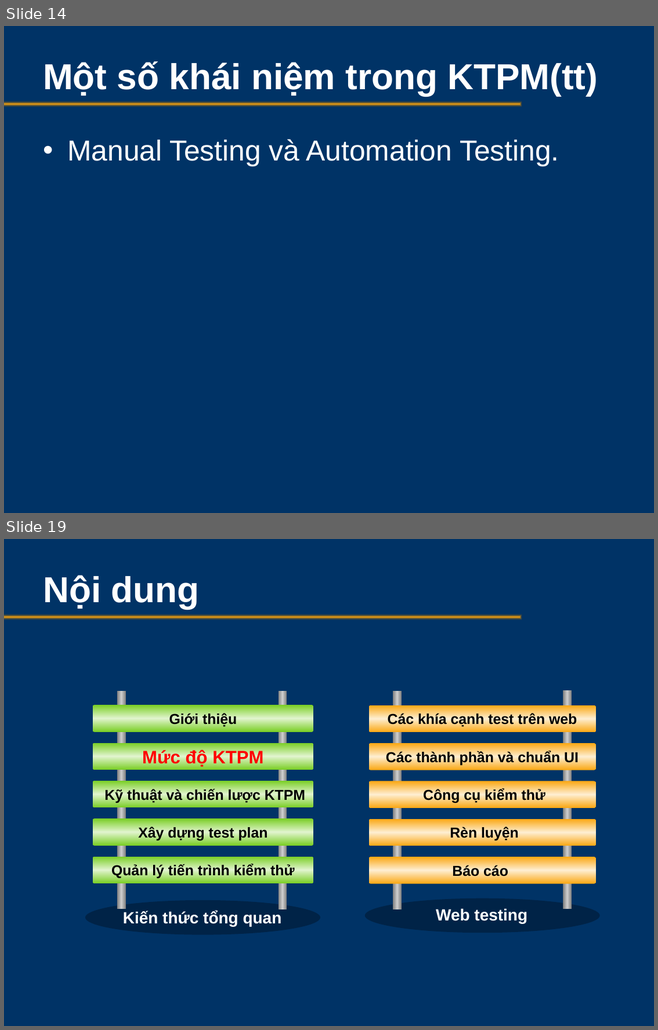
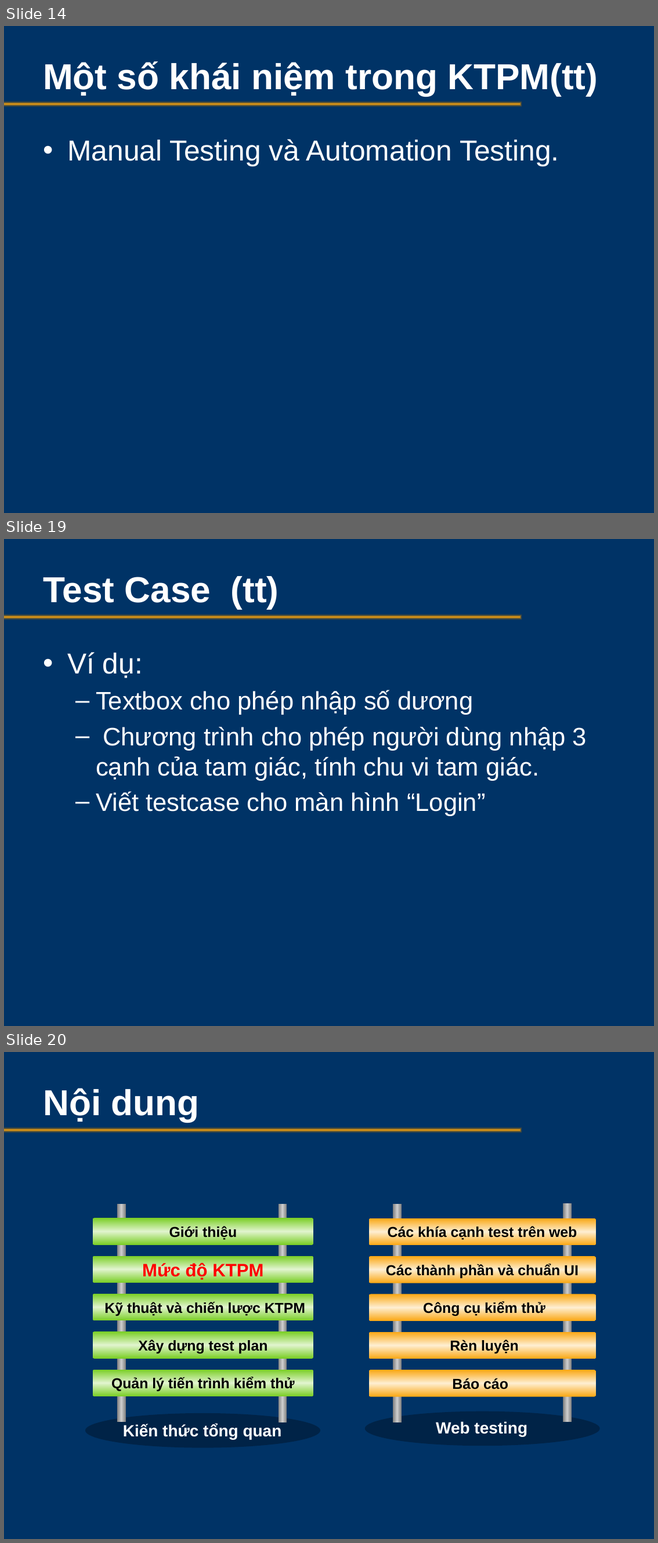
Before and after one commit to testervn/ka-caohoc, a slide deck: QA-QC/SoftwareTesting.pptx. Shown one above the other, each under a label of ours: slides 14 and 19 before the commit, slides 14, 19 and 20 after it; the slides between them are not shown. The pictures are 658x1030 and 658x1543 pixels, drawn with LibreOffice and Linux fonts; fonts in the diff are those of the drawing; background and template pictures are left out. Boxes give left, top, right and bottom in pixels: in the first picture for what was removed or moved away, otherwise in the second. Text is boxed around its words. In the diff, an @@ line names an element or a change of style, - is before the commit and + after.

```diff
--- a/QA-QC/SoftwareTesting.pptx
+++ b/QA-QC/SoftwareTesting.pptx
@@ slide 19 added at <box>4,539,654,1026</box>, background picture (left out); not listed: 1 template element that a slide beside it also shows @@
@@ title added at <box>43,576,279,609</box>, 40 pt, text #FFFFFF, bold @@
+Test Case (tt)
@@ text added at <box>67,652,586,816</box>, 28 pt, text #FFFFFF @@
+• Ví dụ:
+  – Textbox cho phép nhập số dương
+  – Chương trình cho phép người dùng nhập 3 cạnh của tam giác, tính chu vi tam giác.
+  – Viết testcase cho màn hình “Login”
@@ what was slide 19 is now slide 20 @@
```
Also in this commit, not shown: 3 slides changed, 1 other slide added, 1 slide removed.
